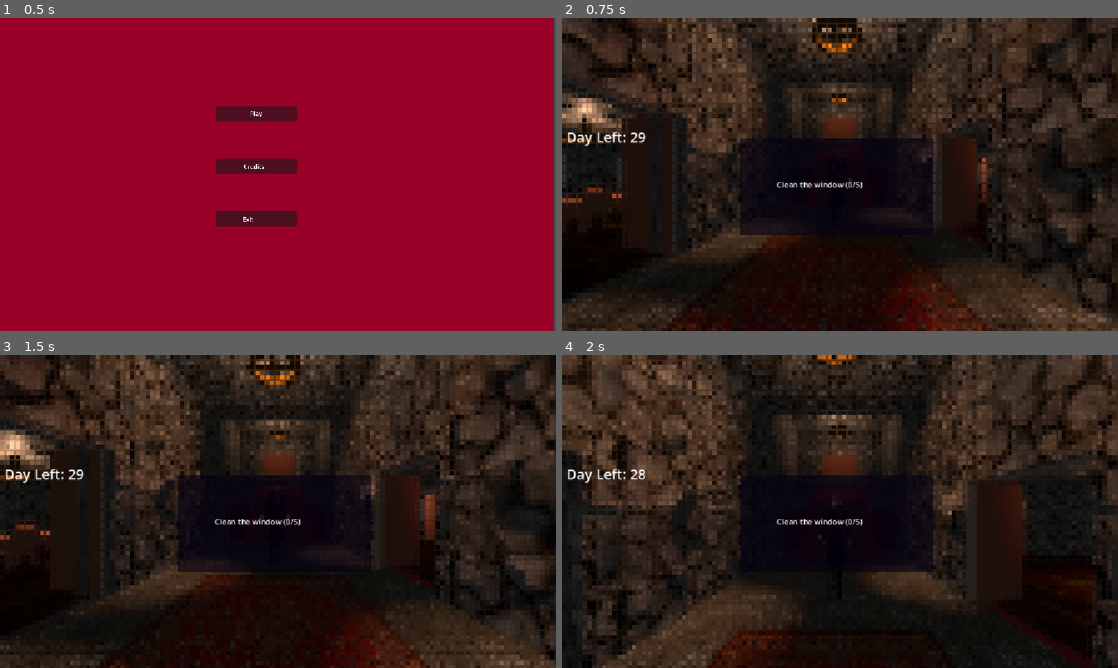
Above: before the commit, frames 1-4 (two rows, left to right).
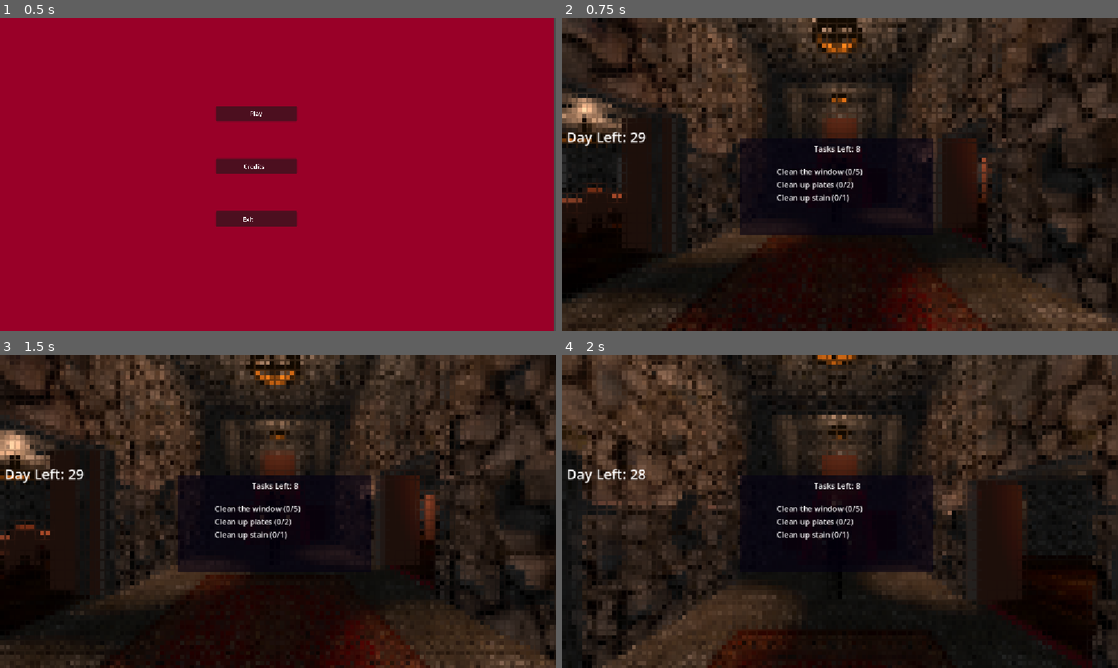
Above: after the commit, the same moments.

Repository: MichaelRRyan/gmtk-2026-countdown
Game: Godot game, scene res://screens/main_menu.tscn
Same seed, same stepped clock (60 frames per second), same inputs: the game is played once before the commit and once after it.
Inputs (mouse positions are in pixels of both pictures, inside the frame that each line leads up to):
- Up to frame 1 (0.5 s): no input
- Up to frame 2 (0.75 s): click "Play" at 0.5 s
- Up to frame 3 (1.5 s): tap Enter at 1.25 s; move the mouse to (305, 511) at 1.27 s; press the mouse at (305, 511) at 1.28 s; hold W (move_forward) from 1.28 s (still down)
- Up to frame 4 (2 s): keep holding W (move_forward); tap Space (jump) at 1.52 s

Frame 1 is identical in both runs. In frame 2, 0.6% of the frame differs, in the area x 38-55%, y 40-60%; in frame 3, 0.6%; in frame 4, 0.6%.

Commit message:
Adds number of tasks left to complete.

Diff:
--- a/Features/GameLogic/game_logic.gd
+++ b/Features/GameLogic/game_logic.gd
@@ -1,10 +1,12 @@
 extends Node
+class_name GameLogic
 
 @export var task_container : Node = self
 
 @export_category("Game Mode")
-@export var number_of_tasks_per_round = 5
-@export var objectives_display_time = 2
+@export var number_of_tasks_available_per_round = 8
+@export var objectives_display_time_in_seconds = 2
+@export var task_to_complete_per_roud = 3
 
 @onready var player: Player = $Player
 @onready var hud: HUD = $HUD
@@ -12,10 +14,11 @@
 
 var task_objects: Array[TaskObjectBase]
 
+var tasks_completed: int = 0
+
 func _ready() -> void:
-	player_freeze_timer.wait_time = objectives_display_time
+	player_freeze_timer.wait_time = objectives_display_time_in_seconds
 	player_freeze_timer.timeout.connect(_on_player_freeze_timeout)
-
 	player.hud = hud
 	for child in task_container.get_children(true):
 		if child is Interactable:
@@ -27,7 +30,10 @@
 	_start_round()
 
 func _start_round():
-	var tasks_to_activate = select_number_of_tasks(number_of_tasks_per_round)
+	tasks_completed = 0
+	hud.objectives_list.reset()
+	hud.objectives_list.set_tasks_left(number_of_tasks_available_per_round - tasks_completed)
+	var tasks_to_activate = select_number_of_tasks(number_of_tasks_available_per_round)
 	for task in tasks_to_activate:
 		task.initialize_task()
 		hud.objectives_list.set_task_objective(task)
@@ -70,8 +76,14 @@
 
 
 func _on_task_completed(task_object: TaskObjectBase):
+	tasks_completed += 1
+	if tasks_completed == number_of_tasks_available_per_round:
+		# TODO: Add completion here
+		pass
+
 	hud.show_task_complete()
 	hud.objectives_list.remove_task_objective(task_object)
+	hud.objectives_list.set_tasks_left(number_of_tasks_available_per_round - tasks_completed)
 	if task_object.consume_item_on_completion:
 		player.holdable_item_manager.destroy_current_item()
 
--- a/Features/Player/HUD/objectives_list.gd
+++ b/Features/Player/HUD/objectives_list.gd
@@ -2,7 +2,14 @@
 class_name ObjectivesList
 
 @onready var objectives_list_container: VBoxContainer = $ObjectivesListContainer
+@onready var tasks_left_label: Label = $TasksLeftLabel
+
 var labels: Dictionary[TaskObjectBase.TaskType, ObjectiveItem]
+
+func reset():
+	for child in objectives_list_container.get_children():
+		objectives_list_container.remove_child(child)
+		child.queue_free()
 
 func set_task_objective(task_object: TaskObjectBase):
 	if labels.is_empty() or !labels.has(task_object.task_type):
@@ -23,6 +30,8 @@
 		else:
 			label_to_decrement.complete_objective(task_object)
 
+func set_tasks_left(tasks_left: int):
+	tasks_left_label.text = "Tasks Left: %d" % tasks_left
 
 func _on_toggle_button_pressed() -> void:
 	var ev = InputEventAction.new()
--- a/Features/Player/HUD/objectives_list.tscn
+++ b/Features/Player/HUD/objectives_list.tscn
@@ -48,4 +48,16 @@
 grow_horizontal = 2
 grow_vertical = 2
 
+[node name="TasksLeftLabel" type="Label" parent="." unique_id=900224788]
+layout_mode = 1
+anchors_preset = 5
+anchor_left = 0.5
+anchor_right = 0.5
+offset_left = -47.5
+offset_top = 10.0
+offset_right = 47.5
+offset_bottom = 33.0
+grow_horizontal = 2
+text = "Tasks Left: 5"
+
 [connection signal="pressed" from="Button" to="." method="_on_toggle_button_pressed"]
